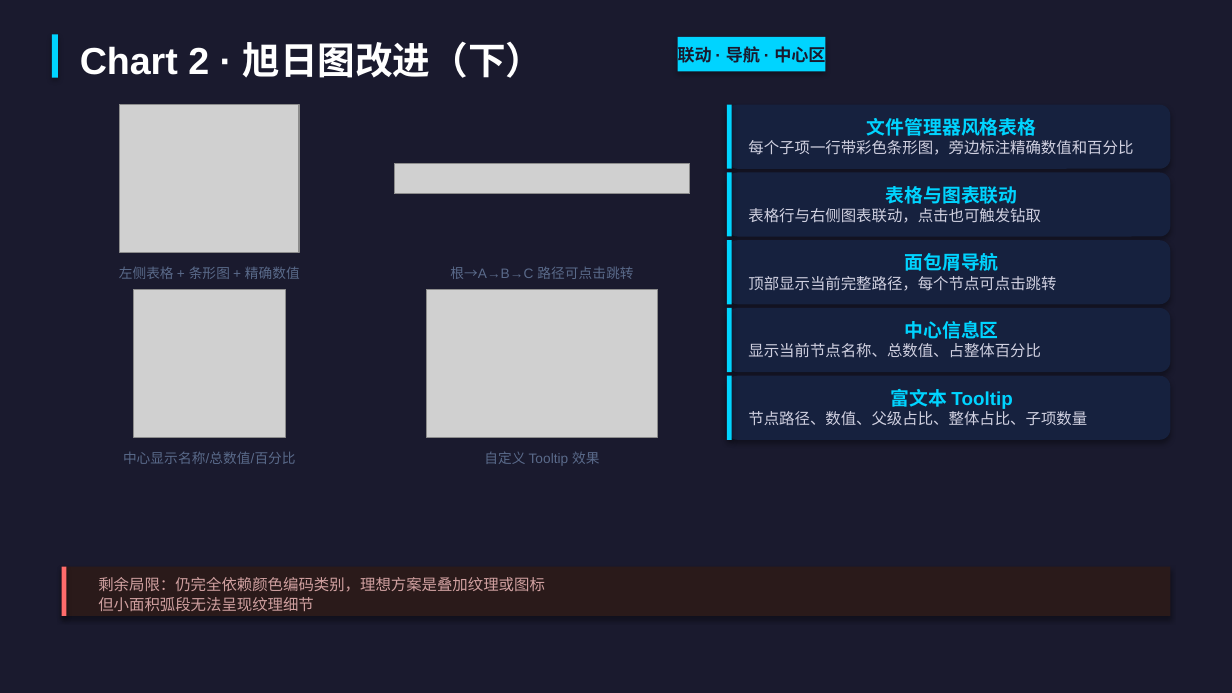
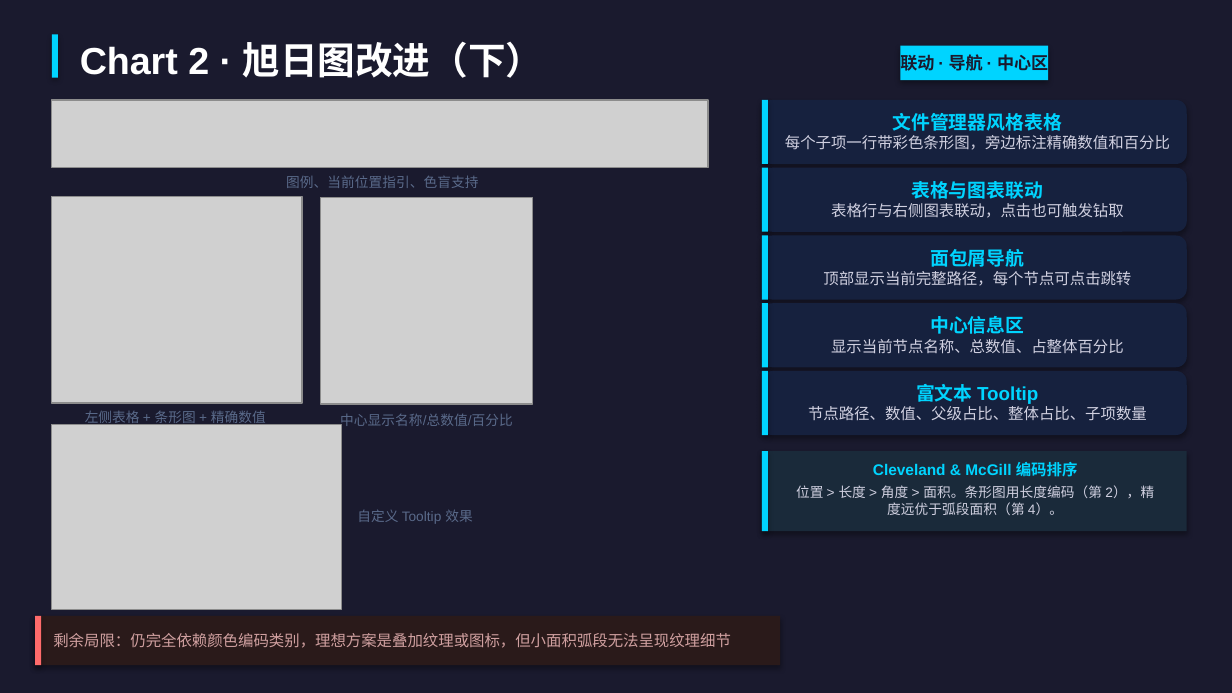
Before and after one commit to STU-VAD/Assignment-2, a slide deck: slide 8 of ppt/数据可视化作业汇报.pptx. Drawn at 1232x693 pixels with LibreOffice and Linux fonts; fonts in the diff are those of the drawing; grey boxes stand for pictures. Boxes give left, top, right and bottom in pixels: in the first picture for what was removed or moved away, otherwise in the second. Text is boxed around its words. In the diff, an @@ line names an element or a change of style, - is before the commit and + after.

```diff
--- a/ppt/数据可视化作业汇报.pptx
+++ b/ppt/数据可视化作业汇报.pptx
@@ rectangle "联动 · 导航 · 中心区": place and size @@
-rectangle "联动 · 导航 · 中心区" at [678, 37, 825, 71]
+rectangle "联动 · 导航 · 中心区" at [901, 46, 1048, 80]
@@ picture: place and size @@
-picture at [394, 164, 690, 195]
+picture at [52, 100, 708, 168]
@@ rounded rectangle "文件管理器风格表格": place and size @@
-rounded rectangle "文件管理器风格表格" at [727, 105, 1170, 169]
+rounded rectangle "文件管理器风格表格" at [761, 100, 1186, 164]
@@ text in rounded rectangle at [785, 135, 1170, 150]: alignment left to centre @@
@@ text added at [286, 175, 478, 188], 8 pt, text #5A6A8A @@
+图例、当前位置指引、色盲支持
@@ rounded rectangle "表格与图表联动": place and size @@
-rounded rectangle "表格与图表联动" at [727, 172, 1170, 237]
+rounded rectangle "表格与图表联动" at [761, 168, 1186, 232]
@@ picture: place and size @@
-picture at [120, 105, 299, 253]
+picture at [52, 197, 302, 404]
@@ picture: place and size @@
-picture at [133, 290, 286, 437]
+picture at [320, 197, 532, 404]
@@ text in rounded rectangle at [831, 203, 1124, 218]: alignment left to centre @@
@@ rounded rectangle "面包屑导航": place and size @@
-rounded rectangle "面包屑导航" at [727, 240, 1170, 304]
+rounded rectangle "面包屑导航" at [761, 235, 1186, 299]
@@ text removed at [450, 266, 633, 279] @@
-根→A→B→C 路径可点击跳转
@@ text in rounded rectangle at [823, 271, 1131, 286]: alignment left to centre @@
@@ rounded rectangle "中心信息区": place and size @@
-rounded rectangle "中心信息区" at [727, 308, 1170, 372]
+rounded rectangle "中心信息区" at [761, 303, 1186, 367]
@@ text in rounded rectangle at [831, 339, 1124, 354]: alignment left to centre @@
@@ proportions changed in 5 elements at [761, 100, 1186, 164], [761, 168, 1186, 232], [761, 235, 1186, 299], [761, 303, 1186, 367], [761, 371, 1186, 435] @@
@@ rounded rectangle "富文本 Tooltip": place and size @@
-rounded rectangle "富文本 Tooltip" at [727, 376, 1170, 440]
+rounded rectangle "富文本 Tooltip" at [761, 371, 1186, 435]
@@ 5 rectangles: place and size @@
-5 rectangles at [727, 105, 732, 440]
+5 rectangles at [761, 100, 768, 435]
@@ text "左侧表格 + 条形图 + 精确数值" rewrapped from [119, 267, 300, 279] to [85, 411, 266, 427] @@
@@ text "中心显示名称/总数值/百分比": place and size @@
-text "中心显示名称/总数值/百分比" at [123, 451, 296, 464]
+text "中心显示名称/总数值/百分比" at [340, 414, 513, 430]
@@ text in rounded rectangle at [808, 406, 1147, 421]: alignment left to centre @@
@@ picture: place and size @@
-picture at [426, 290, 658, 437]
+picture at [52, 425, 341, 610]
@@ rectangle added at [761, 451, 1186, 531], fill #1A2A3A @@
@@ rectangle added at [761, 451, 768, 531], fill #00D4FF @@
@@ text added at [873, 462, 1078, 476], 9 pt, text #00D4FF, bold @@
+Cleveland & McGill 编码排序
@@ text "自定义 Tooltip 效果": place and size @@
-text "自定义 Tooltip 效果" at [484, 451, 599, 466]
+text "自定义 Tooltip 效果" at [357, 509, 472, 524]
@@ text added at [796, 485, 1154, 515], 8 pt, text #D0D0E0 @@
+位置 > 长度 > 角度 > 面积。条形图用长度编码（第 2），精度远优于弧段面积（第 4）。
@@ rectangle removed at [62, 567, 1170, 616] @@
@@ text removed at [98, 597, 314, 612] @@
-但小面积弧段无法呈现纹理细节
@@ rectangle: place and size @@
-rectangle at [62, 567, 67, 616]
+rectangle at [34, 616, 41, 665]
@@ rectangle added at [34, 616, 780, 665], fill #2A1A1A @@
@@ text at [53, 633, 731, 648]: text changed @@
-剩余局限：仍完全依赖颜色编码类别，理想方案是叠加纹理或图标
+剩余局限：仍完全依赖颜色编码类别，理想方案是叠加纹理或图标，但小面积弧段无法呈现纹理细节
```
Also in this commit, not shown: 12 other slides changed, 2 other files.
